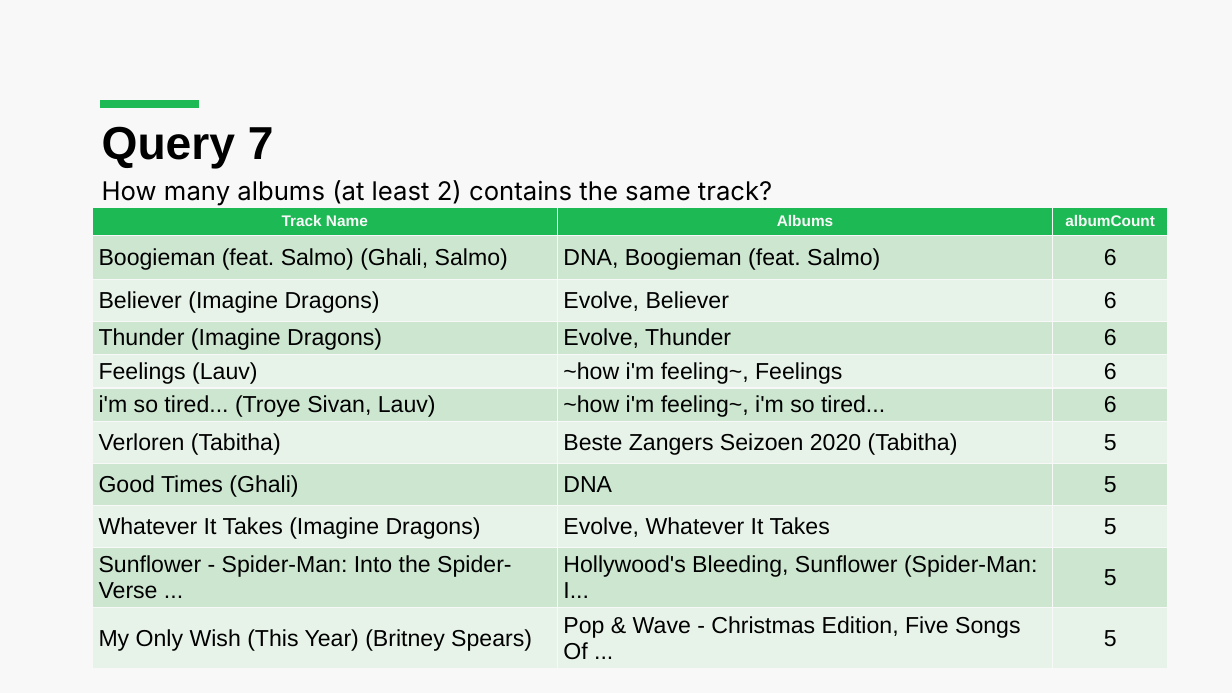
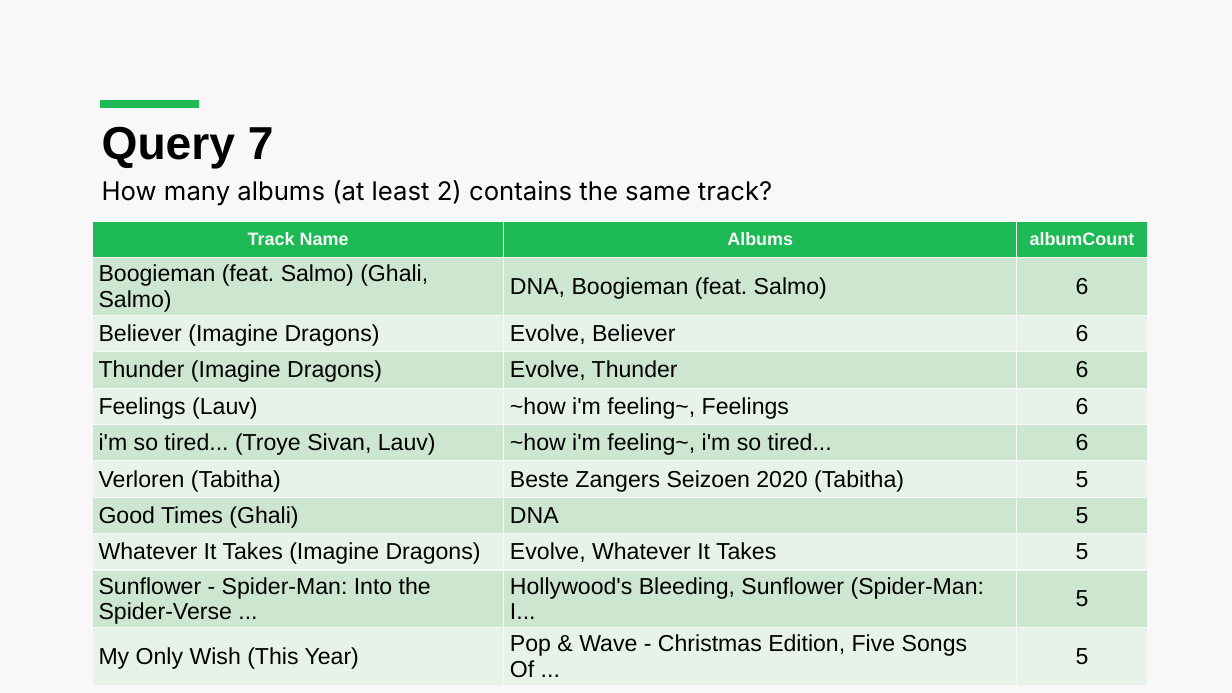
Before and after one commit to luca-martinelli-09/spotify-lod, a slide deck: slide 17 of Spotify_Presentation.pptx. Drawn at 1232x693 pixels with LibreOffice and Linux fonts; fonts in the diff are those of the drawing. Boxes give left, top, right and bottom in pixels: in the first picture for what was removed or moved away, otherwise in the second. Text is boxed around its words. In the diff, an @@ line names an element or a change of style, - is before the commit and + after.

```diff
--- a/Spotify_Presentation.pptx
+++ b/Spotify_Presentation.pptx
@@ table at (92, 221, 1147, 682) @@
-row 11, column 1: My Only Wish (This Year) (Britney Spears)
+row 11, column 1: My Only Wish (This Year)
@@ size 12 to 14 pt in "Track Name", "Albums", "albumCount" @@
@@ table: place and size @@
-table at (92, 208, 1167, 673)
+table at (92, 221, 1147, 682)
```
Also in this commit, not shown: 3 other slides changed.
